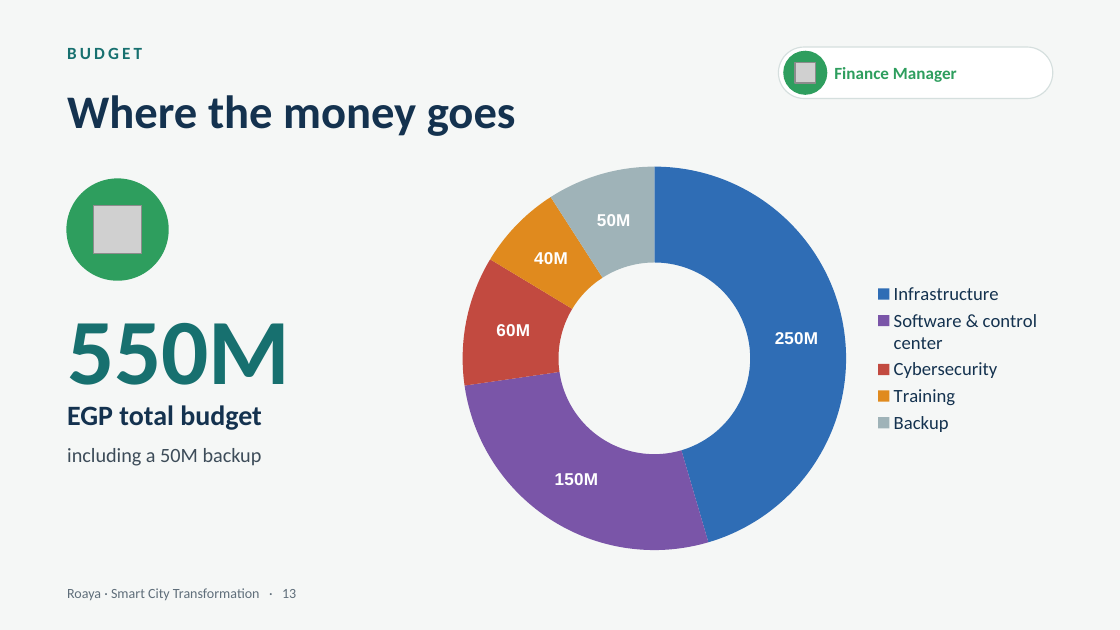
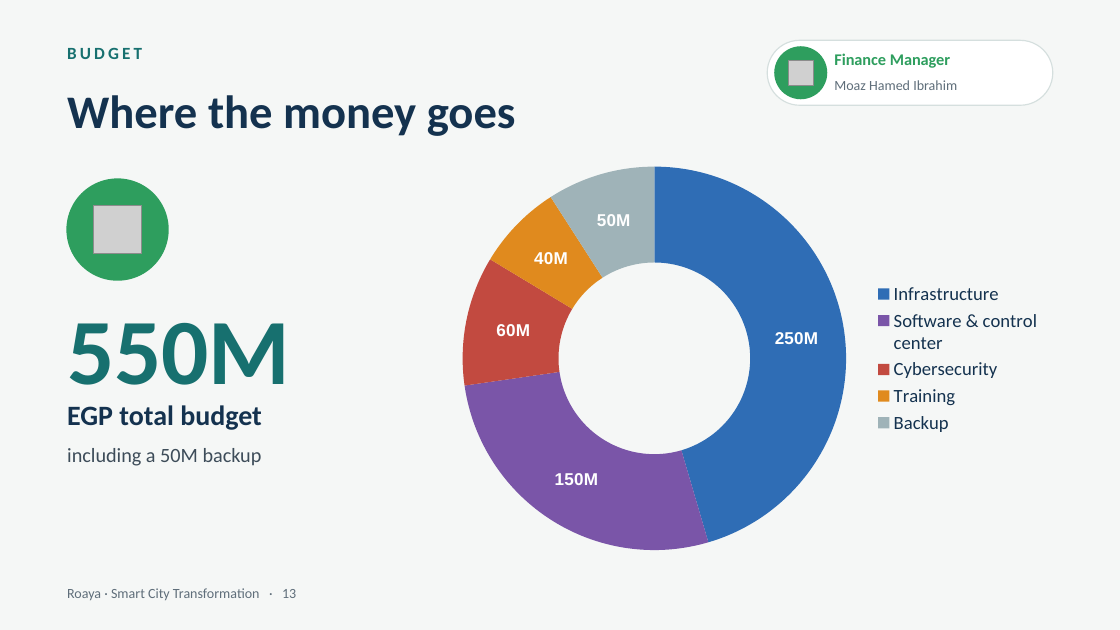
Before and after one commit to RahmaOshba/RahmaOshba, a slide deck: slide 13 of Roaya_Final/Roaya_Final_Presentation.pptx. Drawn at 1120x630 pixels with LibreOffice and Linux fonts; fonts in the diff are those of the drawing; grey boxes stand for pictures. Boxes give left, top, right and bottom in pixels: in the first picture for what was removed or moved away, otherwise in the second. Text is boxed around its words. In the diff, an @@ line names an element or a change of style, - is before the commit and + after.

```diff
--- a/Roaya_Final/Roaya_Final_Presentation.pptx
+++ b/Roaya_Final/Roaya_Final_Presentation.pptx
@@ rounded rectangle: place and size @@
-rounded rectangle at bbox=[778, 47, 1053, 99]
+rounded rectangle at bbox=[767, 40, 1053, 105]
@@ ellipse: place and size @@
-ellipse at bbox=[784, 52, 827, 94]
+ellipse at bbox=[775, 47, 827, 99]
@@ text "Finance Manager" at bbox=[834, 53, 950, 68]: size 11 to 10.5 pt @@
@@ picture: place and size @@
-picture at bbox=[795, 63, 815, 83]
+picture at bbox=[788, 60, 813, 85]
@@ text added at bbox=[834, 80, 957, 90], 9 pt, text #5F6E7A @@
+Moaz Hamed Ibrahim
```
Also in this commit, not shown: 21 other slides changed, 4 other files.
